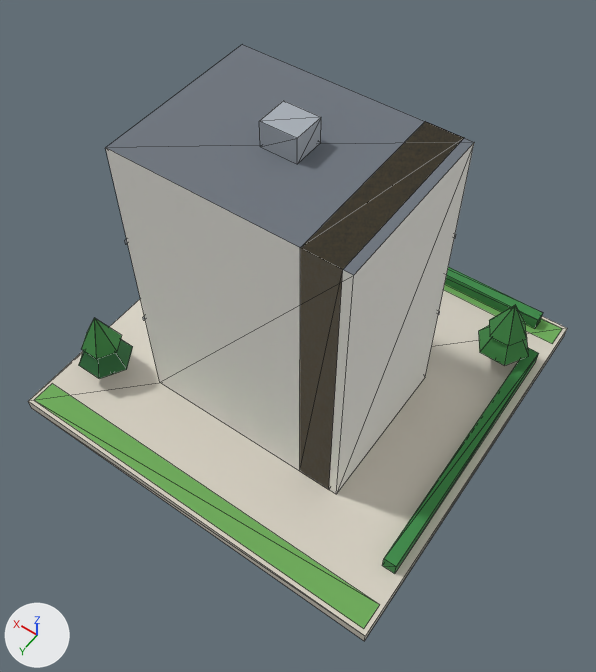
Renders of the glTF model public/models/16.glb from each side of a commit.
The view is the same before and after, from a 50 mm camera at (-0.687, 0.999, 1.691) aimed at (-0.061, 0.123, 0.314). The axes (+X, +Y, +Z) are drawn at lower left. The lights are the same throughout. The first picture is the older version. Mesh edges are drawn as thin lines. Vertices at exactly the same position are counted once.

In view in the first picture: 'b16'.
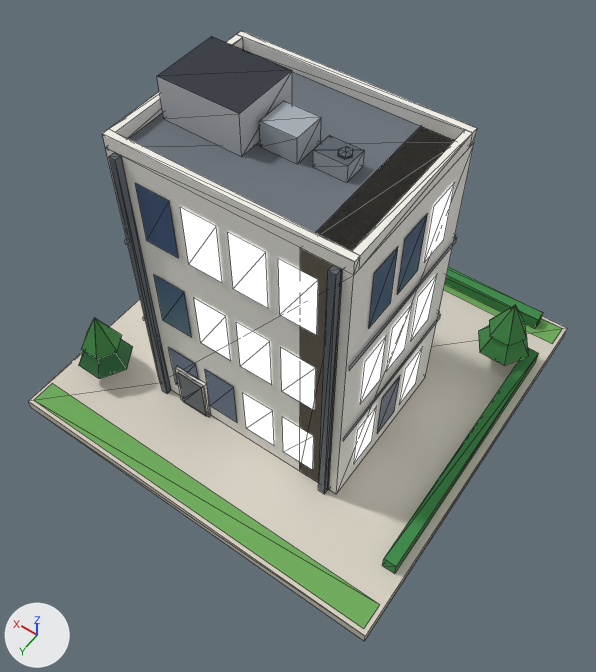
Changed parts and their boxes (x1, y1, x2, y2) in the pictures (596 x 672 px):
'b16', reshaped: before (28, 45, 567, 641); after (28, 31, 567, 641)
part 1 of me_b16, added: after (175, 367, 211, 417)
part 2 of me_b16, added: after (178, 372, 207, 416)
part 3 of me_b16, added: after (318, 265, 341, 494)
part 4 of me_b16, added: after (109, 153, 171, 394)
part 5 of me_b16, added: after (313, 135, 364, 182)
part 6 of me_b16, added: after (157, 37, 292, 156)
part 7 of me_b16, added: after (102, 31, 477, 470)

The change, as a diff of the scene's bpy script:
```diff
--- a/public/models/16.glb.py
+++ b/public/models/16.glb.py
@@ mat_white @@
+mat_white = bpy.data.materials.new('white')
+# nodes: BsdfPrincipled, Mix, OutputMaterial, VertexColor
+# colours: white #f1eee6, mixed with the vertex colours
@@ mat_wall_grey @@
+mat_wall_grey = bpy.data.materials.new('wall_grey')
+# nodes: BsdfPrincipled, Mix, OutputMaterial, VertexColor
+# colours: light grey #bfc3c8, mixed with the vertex colours
@@ mat_metal_dark @@
+mat_metal_dark = bpy.data.materials.new('metal_dark')
+# nodes: BsdfPrincipled, Mix, OutputMaterial, VertexColor
+# colours: greyish blue #59616b, mixed with the vertex colours
@@ mat_roof_dark @@
+mat_roof_dark = bpy.data.materials.new('roof_dark')
+# nodes: BsdfPrincipled, Mix, OutputMaterial, VertexColor
+# colours: greyish blue #2b303a, mixed with the vertex colours
@@ me_b16 @@
-me_b16.from_pydata(...)  # 242 vertices, 206 faces; spans x -0.48..0.48, y -0.48..0.48, z 0.0..0.805
+me_b16.from_pydata(...)  # 415 vertices, 370 faces; spans x -0.48..0.48, y -0.48..0.48, z 0.0..0.84
+# me_b16 part 1: the loose piece of 8 vertices spanning x -0.13..0.13, y -0.21..-0.11, z 0.03..0.15 is copied, and the copy is scaled about its middle by (0.331, 0.08, 1.08), then moved by (0.14, 0.419, 0.005), in mat_white; it spans x 0.097..0.183, y 0.255..0.263, z 0.03..0.16
+# me_b16 part 2: the loose piece of 8 vertices spanning x -0.48..0.48, y -0.48..0.48, z 0.0..0.03 is copied, and the copy is scaled about its middle by (0.0729, 0.00625, 4), then moved by (0.14, 0.262, 0.075), in mat_metal_dark; it spans x 0.105..0.175, y 0.259..0.265, z 0.03..0.15
+# me_b16 part 3: the loose piece of 8 vertices spanning x -0.24..-0.16, y -0.135..0.255, z 0.03..0.75 is copied, and the copy is scaled about its middle by (0.2, 0.0359, 1), then moved by (-0.03, 0.203, 0.0), in mat_metal_dark; it spans x -0.238..-0.222, y 0.256..0.27, z 0.03..0.75
+# me_b16 part 4: the loose piece of 8 vertices spanning x -0.26..0.26, y -0.135..0.255, z 0.03..0.75 is copied, and the copy is scaled about its middle by (0.0308, 0.0359, 1), then moved by (0.23, 0.203, 0.0), in mat_metal_dark; it spans x 0.222..0.238, y 0.256..0.27, z 0.03..0.75
+# me_b16 part 5: the loose piece of 8 vertices spanning x -0.04..0.04, y 0.025..0.095, z 0.75..0.805 is copied, and the copy is scaled about its middle by (0.875, 0.714, 0.636), then moved by (-0.1, 0.0, -0.01); it spans x -0.135..-0.065, y 0.035..0.085, z 0.75..0.785
+# me_b16 part 6: the loose piece of 8 vertices spanning x -0.04..0.04, y 0.025..0.095, z 0.75..0.805 is copied, and the copy is scaled about its middle by (2.25, 2.14, 1.64), then moved by (0.14, 0.0, 0.017); it spans x 0.05..0.23, y -0.015..0.135, z 0.75..0.84
+# me_b16 part 7
+# 77 vertices are added at x -0.266..0.26, y -0.135..0.258, z 0.078..0.789
+# 42 new vertices lie (0.0, 0.0, 0.144) away from vertices in x -0.263..0.197, y -0.073..0.258, z 0.078..0.558
+# 6 new vertices lie (0.0, 0.0, 0.004) away from vertices in x -0.128..-0.1, y 0.048..0.072, z 0.785
+# 40 new faces join them, mat_wall_white
+# 14 new faces join them, mat_glass_dark
+# 28 new faces join them, mat_glow_window
+# 4 new faces join them, mat_slab
+# 18 new faces join them, mat_metal_dark
 me_b16.materials.append(mat_paving)
@@ me_b16 @@
 me_b16.materials.append(mat_tree_dark)
+me_b16.materials.append(mat_white)
+me_b16.materials.append(mat_metal_dark)
+me_b16.materials.append(mat_wall_grey)
+me_b16.materials.append(mat_roof_dark)
```
